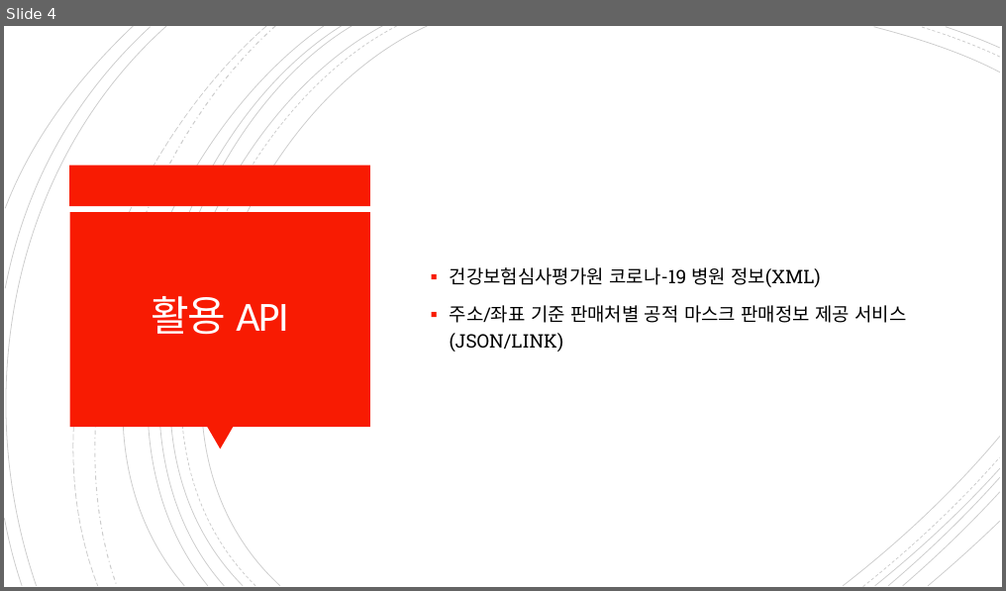
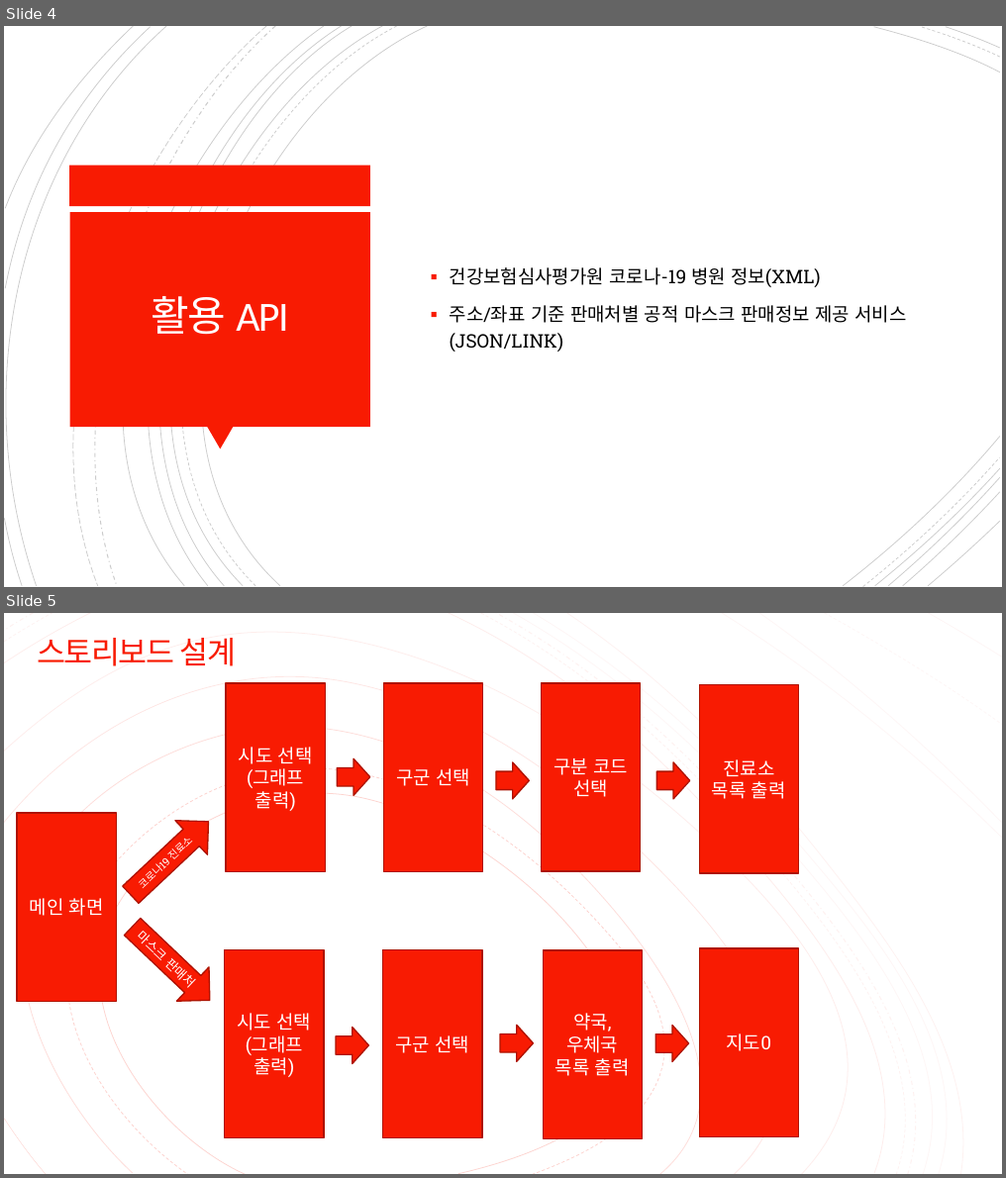
Before and after one commit to LEGO0937/Swift_Project, a slide deck: 스마트폰 게임 프로그래밍 기획발표.pptx. Shown one above the other, each under a label of ours: slide 4 before the commit, slides 4 and 5 after it. The pictures are 1006x591 and 1006x1178 pixels, drawn with LibreOffice and Linux fonts; fonts in the diff are those of the drawing. Boxes give left, top, right and bottom in pixels: in the first picture for what was removed or moved away, otherwise in the second. Text is boxed around its words. In the diff, an @@ line names an element or a change of style, - is before the commit and + after.

Commit message:
ppt 수정
기획 피피티 수정

```diff
--- a/스마트폰 게임 프로그래밍 기획발표.pptx
+++ b/스마트폰 게임 프로그래밍 기획발표.pptx
@@ slide 5 added at (x1=4, y1=613, x2=1002, y2=1174), background #FFFFFF; not listed: 18 template elements that a slide beside it also shows @@
@@ rectangle added at (x1=4, y1=613, x2=1002, y2=1174), fill #FFFFFF @@
@@ title added at (x1=38, y1=638, x2=236, y2=666), 30 pt, text #F81B02 @@
+스토리보드 설계
@@ group added at (x1=4, y1=613, x2=1002, y2=1174): 19 freeform shapes @@
@@ group added at (x1=4, y1=613, x2=1002, y2=1174): 19 freeform shapes @@
@@ rectangle added at (x1=227, y1=683, x2=325, y2=872), fill #F81B02, outline #AF1301 1.25 pt, 18 pt, text #FFFFFF @@
+시도 선택
+(그래프 출력)
@@ rectangle added at (x1=383, y1=683, x2=482, y2=872), fill #F81B02, outline #AF1301 1.25 pt, 18 pt, text #FFFFFF @@
+구군 선택
@@ rectangle added at (x1=542, y1=683, x2=641, y2=872), fill #F81B02, outline #AF1301 1.25 pt, 18 pt, text #FFFFFF @@
+구분 코드 선택
@@ rectangle added at (x1=699, y1=685, x2=798, y2=873), fill #F81B02, outline #AF1301 1.25 pt, 18 pt, text #FFFFFF @@
+진료소 목록 출력
@@ right arrow added at (x1=338, y1=759, x2=370, y2=796), fill #F81B02, outline #AF1301 1.25 pt @@
@@ right arrow added at (x1=496, y1=762, x2=529, y2=799), fill #F81B02, outline #AF1301 1.25 pt @@
@@ right arrow added at (x1=656, y1=762, x2=690, y2=799), fill #F81B02, outline #AF1301 1.25 pt @@
@@ rectangle added at (x1=17, y1=813, x2=116, y2=1001), fill #F81B02, outline #AF1301 1.25 pt, 18 pt, text #FFFFFF @@
+메인 화면
@@ right arrow added at (x1=115, y1=804, x2=225, y2=912), fill #F81B02, outline #AF1301 1.25 pt, 10 pt, text #FFFFFF @@
+코로나19 진료소
@@ triangle added at (x1=126, y1=881, x2=151, y2=902), fill #F81B02 @@
@@ right arrow added at (x1=116, y1=910, x2=227, y2=1018), fill #F81B02, outline #AF1301 1.25 pt, 12.3 pt, text #FFFFFF @@
+마스크 판매처
@@ rectangle added at (x1=225, y1=950, x2=324, y2=1139), fill #F81B02, outline #AF1301 1.25 pt, 18 pt, text #FFFFFF @@
+시도 선택
+(그래프 출력)
@@ rectangle added at (x1=383, y1=950, x2=481, y2=1139), fill #F81B02, outline #AF1301 1.25 pt, 18 pt, text #FFFFFF @@
+구군 선택
@@ rectangle added at (x1=543, y1=951, x2=642, y2=1140), fill #F81B02, outline #AF1301 1.25 pt, 18 pt, text #FFFFFF @@
+약국, 우체국 목록 출력
@@ rectangle added at (x1=699, y1=950, x2=798, y2=1138), fill #F81B02, outline #AF1301 1.25 pt, 18 pt, text #FFFFFF @@
+지도0
@@ right arrow added at (x1=336, y1=1028, x2=368, y2=1064), fill #F81B02, outline #AF1301 1.25 pt @@
@@ right arrow added at (x1=500, y1=1026, x2=534, y2=1062), fill #F81B02, outline #AF1301 1.25 pt @@
@@ right arrow added at (x1=656, y1=1026, x2=689, y2=1062), fill #F81B02, outline #AF1301 1.25 pt @@
```
Also in this commit, not shown: 1 other file.
